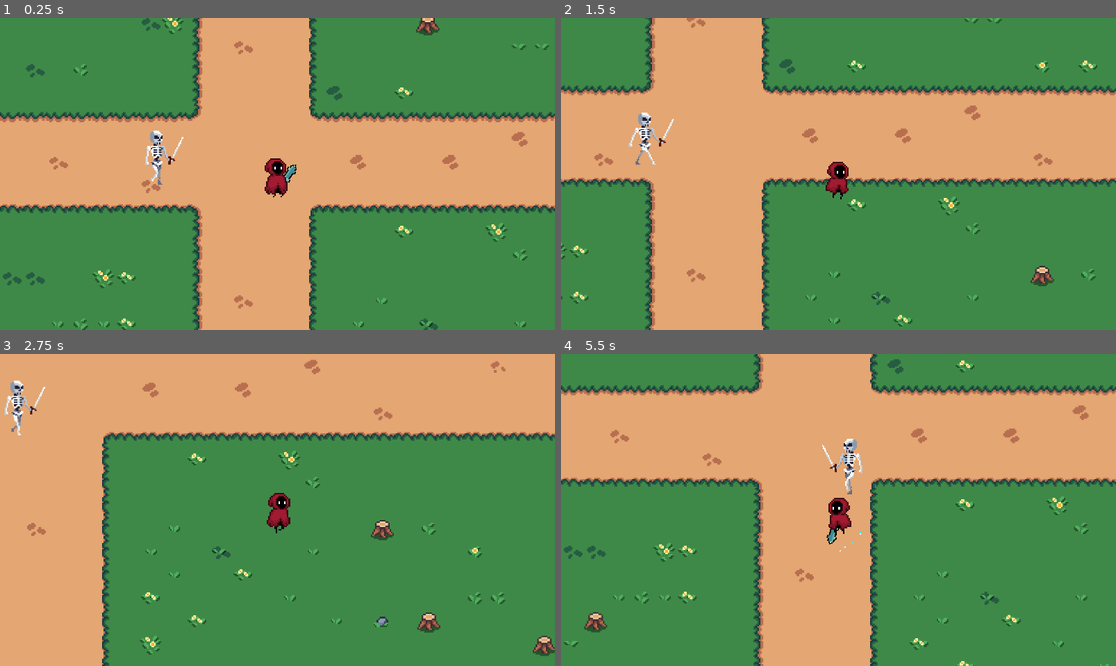
Above: before the commit, frames 1-4 (two rows, left to right).
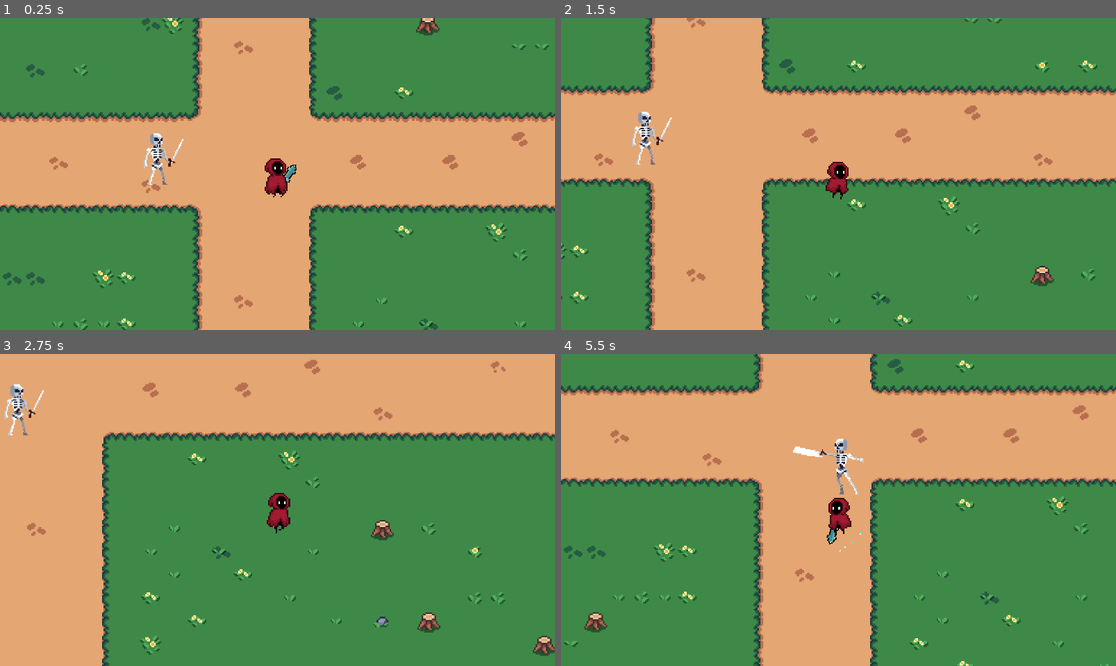
Above: after the commit, the same moments.

Repository: Jerga99/godot-2d-game-course
Game: Godot game, scene res://scenes/play_scene.tscn
Same seed, same stepped clock (60 frames per second), same inputs: the game is played once before the commit and once after it.
Inputs (mouse positions are in pixels of both pictures, inside the frame that each line leads up to):
- Up to frame 1 (0.25 s): no input
- Up to frame 2 (1.5 s): move the mouse to (960, 158) at 0.52 s; hold D (right) 0.53-1.28 s; tap 1 (ability_1) at 0.6 s; move the mouse to (727, 189) at 1.27 s; hold S (down) from 1.28 s (still down); tap 2 (ability_2) at 1.35 s
- Up to frame 3 (2.75 s): move the mouse to (333, 441) at 2.02 s; release S (down) at 2.03 s; hold D (right) from 2.03 s (still down); tap 3 (ability_3) at 2.1 s
- Up to frame 4 (5.5 s): move the mouse to (810, 572) at 2.77 s; release D (right) at 2.78 s; hold W (up) 2.78-3.53 s; tap one key every 0.75 s from 2.85 s: 1 (ability_1) 2 (ability_2) 3 (ability_3) 1 (ability_1); move the mouse to (1005, 556) at 3.52 s; hold A (left) 3.53-5.03 s; move the mouse to (672, 463) at 4.27 s; move the mouse to (866, 510) at 5.02 s; hold S (down) from 5.03 s (still down)

The runs differ from the first frame. In frame 1, 0.4% of the frame differs, in the area x 25-34%, y 36-54%; in frame 2, 0.4%; in frame 3, 0.4%; in frame 4, 0.7%, in the area x 41-55%, y 27-45%.

Commit message:
Animation runner

Diff:
--- /dev/null
+++ b/scenes/ability/skeleton_slash.tscn
@@ -0,0 +1,11 @@
+[gd_scene load_steps=3 format=3 uid="uid://ls38l45jp8fo"]
+
+[ext_resource type="Script" uid="uid://d4bdrosfafb2i" path="res://scripts/ability/core/ability.gd" id="1_4expr"]
+[ext_resource type="Script" uid="uid://b1iiu0se16o0n" path="res://scripts/ability/component/ability_animation_runner.gd" id="2_veguy"]
+
+[node name="SkeletonSlash" type="Node2D"]
+script = ExtResource("1_4expr")
+
+[node name="AbilityAnimationRunner" type="Node" parent="."]
+script = ExtResource("2_veguy")
+metadata/_custom_type_script = "uid://b1iiu0se16o0n"
--- a/scenes/ability/slash_ability.tscn
+++ b/scenes/ability/slash_ability.tscn
@@ -1,7 +1,7 @@
 [gd_scene load_steps=5 format=3 uid="uid://bao2nasbado03"]
 
 [ext_resource type="Script" uid="uid://d4bdrosfafb2i" path="res://scripts/ability/core/ability.gd" id="1_wqbl1"]
-[ext_resource type="Script" uid="uid://cm7em3ljx2ckn" path="res://scripts/ability/core/ability_spawn_manifest.gd" id="2_6scyu"]
+[ext_resource type="Script" uid="uid://cm7em3ljx2ckn" path="res://scripts/ability/component/ability_spawn_manifest.gd" id="2_6scyu"]
 [ext_resource type="PackedScene" uid="uid://4pyr8i3tu5v3" path="res://scenes/ability/slash_ability_manifest.tscn" id="3_jabok"]
 [ext_resource type="Script" uid="uid://eej08vdcijx7" path="res://scripts/ability/core/ability_component.gd" id="4_ny4m0"]
 
--- a/scenes/skeleton.tscn
+++ b/scenes/skeleton.tscn
@@ -1,8 +1,11 @@
-[gd_scene load_steps=23 format=3 uid="uid://cqngy6tky4lra"]
+[gd_scene load_steps=36 format=3 uid="uid://cqngy6tky4lra"]
 
 [ext_resource type="Script" uid="uid://c287ibr3ofedg" path="res://scripts/entity/enemy.gd" id="1_txkty"]
 [ext_resource type="Texture2D" uid="uid://dnrt755loii3p" path="res://assets/Skeletons_Free_Pack 2/Skeleton_Sword/Skeleton_White/Skeleton_With_VFX/Skeleton_01_White_Idle.png" id="2_txkty"]
 [ext_resource type="Texture2D" uid="uid://vostqpgbkb6q" path="res://assets/Skeletons_Free_Pack 2/Skeleton_Sword/Skeleton_White/Skeleton_With_VFX/Skeleton_01_White_Walk.png" id="3_ivqcw"]
+[ext_resource type="Texture2D" uid="uid://dwejhlhsqk6f6" path="res://assets/Skeletons_Free_Pack 2/Skeleton_Sword/Skeleton_White/Skeleton_With_VFX/Skeleton_01_White_Attack1.png" id="3_ssl1b"]
+[ext_resource type="Script" uid="uid://e0cjvd4lswu2" path="res://scripts/ability/core/ability_controller.gd" id="5_w4hcs"]
+[ext_resource type="PackedScene" uid="uid://ls38l45jp8fo" path="res://scenes/ability/skeleton_slash.tscn" id="6_haw2w"]
 
 [sub_resource type="AtlasTexture" id="AtlasTexture_xrus2"]
 atlas = ExtResource("2_txkty")
@@ -35,6 +38,46 @@
 [sub_resource type="AtlasTexture" id="AtlasTexture_v6rpr"]
 atlas = ExtResource("2_txkty")
 region = Rect2(672, 0, 96, 64)
+
+[sub_resource type="AtlasTexture" id="AtlasTexture_l18t7"]
+atlas = ExtResource("3_ssl1b")
+region = Rect2(0, 0, 96, 64)
+
+[sub_resource type="AtlasTexture" id="AtlasTexture_vdbwx"]
+atlas = ExtResource("3_ssl1b")
+region = Rect2(96, 0, 96, 64)
+
+[sub_resource type="AtlasTexture" id="AtlasTexture_wdbj4"]
+atlas = ExtResource("3_ssl1b")
+region = Rect2(192, 0, 96, 64)
+
+[sub_resource type="AtlasTexture" id="AtlasTexture_i84ui"]
+atlas = ExtResource("3_ssl1b")
+region = Rect2(288, 0, 96, 64)
+
+[sub_resource type="AtlasTexture" id="AtlasTexture_ulcnj"]
+atlas = ExtResource("3_ssl1b")
+region = Rect2(384, 0, 96, 64)
+
+[sub_resource type="AtlasTexture" id="AtlasTexture_yjqjo"]
+atlas = ExtResource("3_ssl1b")
+region = Rect2(480, 0, 96, 64)
+
+[sub_resource type="AtlasTexture" id="AtlasTexture_8l6in"]
+atlas = ExtResource("3_ssl1b")
+region = Rect2(576, 0, 96, 64)
+
+[sub_resource type="AtlasTexture" id="AtlasTexture_bogq3"]
+atlas = ExtResource("3_ssl1b")
+region = Rect2(672, 0, 96, 64)
+
+[sub_resource type="AtlasTexture" id="AtlasTexture_w1nps"]
+atlas = ExtResource("3_ssl1b")
+region = Rect2(768, 0, 96, 64)
+
+[sub_resource type="AtlasTexture" id="AtlasTexture_05nho"]
+atlas = ExtResource("3_ssl1b")
+region = Rect2(864, 0, 96, 64)
 
 [sub_resource type="AtlasTexture" id="AtlasTexture_bnirc"]
 atlas = ExtResource("3_ivqcw")
@@ -105,6 +148,41 @@
 }],
 "loop": true,
 "name": &"idle",
+"speed": 10.0
+}, {
+"frames": [{
+"duration": 1.0,
+"texture": SubResource("AtlasTexture_l18t7")
+}, {
+"duration": 1.0,
+"texture": SubResource("AtlasTexture_vdbwx")
+}, {
+"duration": 1.0,
+"texture": SubResource("AtlasTexture_wdbj4")
+}, {
+"duration": 1.0,
+"texture": SubResource("AtlasTexture_i84ui")
+}, {
+"duration": 1.0,
+"texture": SubResource("AtlasTexture_ulcnj")
+}, {
+"duration": 1.0,
+"texture": SubResource("AtlasTexture_yjqjo")
+}, {
+"duration": 1.0,
+"texture": SubResource("AtlasTexture_8l6in")
+}, {
+"duration": 1.0,
+"texture": SubResource("AtlasTexture_bogq3")
+}, {
+"duration": 1.0,
+"texture": SubResource("AtlasTexture_w1nps")
+}, {
+"duration": 1.0,
+"texture": SubResource("AtlasTexture_05nho")
+}],
+"loop": false,
+"name": &"slash",
 "speed": 10.0
 }, {
 "frames": [{
@@ -153,6 +231,12 @@
 [node name="AnimatedSprite2D" type="AnimatedSprite2D" parent="."]
 texture_filter = 1
 sprite_frames = SubResource("SpriteFrames_xrus2")
-animation = &"walk"
+animation = &"slash"
 autoplay = "idle"
-frame_progress = 0.150203
+frame_progress = 0.846366
+
+[node name="AbilityController" type="Node" parent="."]
+script = ExtResource("5_w4hcs")
+metadata/_custom_type_script = "uid://e0cjvd4lswu2"
+
+[node name="SkeletonSlash" parent="AbilityController" instance=ExtResource("6_haw2w")]
--- /dev/null
+++ b/scripts/ability/component/ability_animation_runner.gd
@@ -0,0 +1,5 @@
+class_name AbilityAnimationRunner
+extends AbilityComponent
+
+func _activate(context: AbilityContext):
+	context.caster.play_animation("slash")
--- a/scripts/entity/enemy.gd
+++ b/scripts/entity/enemy.gd
@@ -1,13 +1,15 @@
 class_name Enemy
 extends Entity
+
+@export var speed: float = 10.0
+@export var stop_distance: float = 10.0
 
 var player: Player
 var velocity: Vector2
 var current_speed: float
 var last_position
 
-@export var speed: float = 10.0
-@export var stop_distance: float = 10.0
+@onready var ability_controller: AbilityController = $AbilityController
 
 func _ready():
 	super._ready()
@@ -21,13 +23,15 @@
 
 		if position.distance_to(player.position) > stop_distance:
 			position += dir * speed * delta
+		else:
+			ability_controller.trigger_ability_by_idx(0)
 
 		velocity = (position - last_position) / delta
 		current_speed = velocity.length()
 		_face_target(dir)
 
 	last_position = position
-	_handle_animations()
+	#_handle_animations()
 
 
 func _handle_animations():
--- a/scripts/entity/entity.gd
+++ b/scripts/entity/entity.gd
@@ -5,3 +5,6 @@
 
 func _ready():
 	pass
+
+func play_animation(anim_name: String):
+	animated_sprite.play(anim_name)
Not shown, added: scripts/ability/component/ability_animation_runner.gd.uid
Renamed: scripts/ability/core/ability_spawn_manifest.gd -> scripts/ability/component/ability_spawn_manifest.gd
Renamed: scripts/ability/core/ability_spawn_manifest.gd.uid -> scripts/ability/component/ability_spawn_manifest.gd.uid
